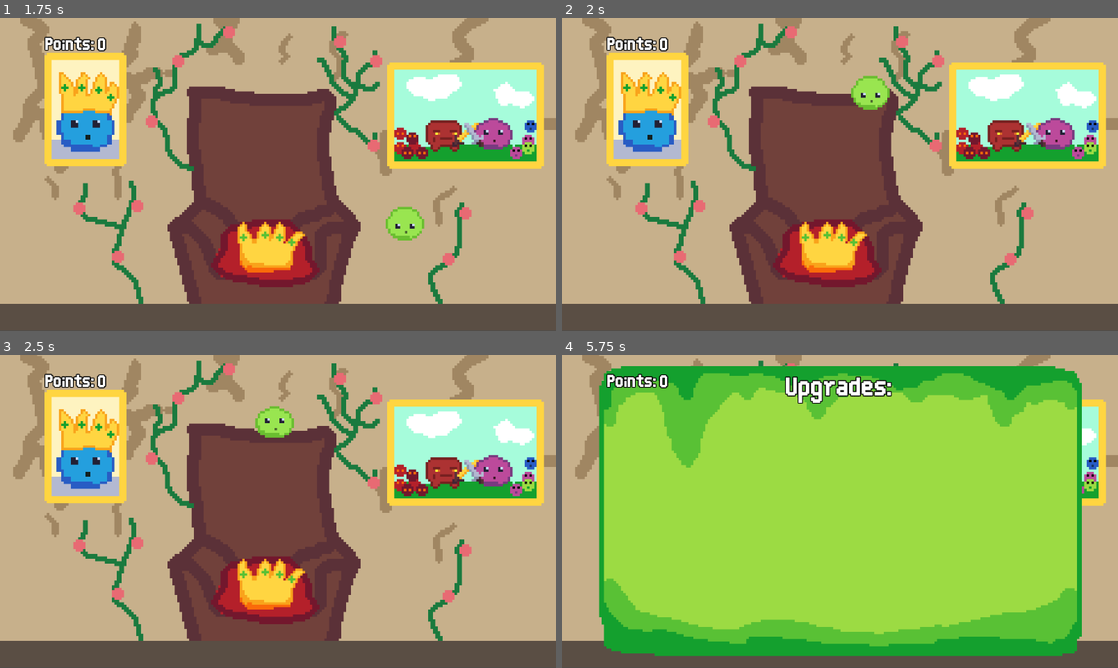
Above: before the commit, frames 1-4 (two rows, left to right).
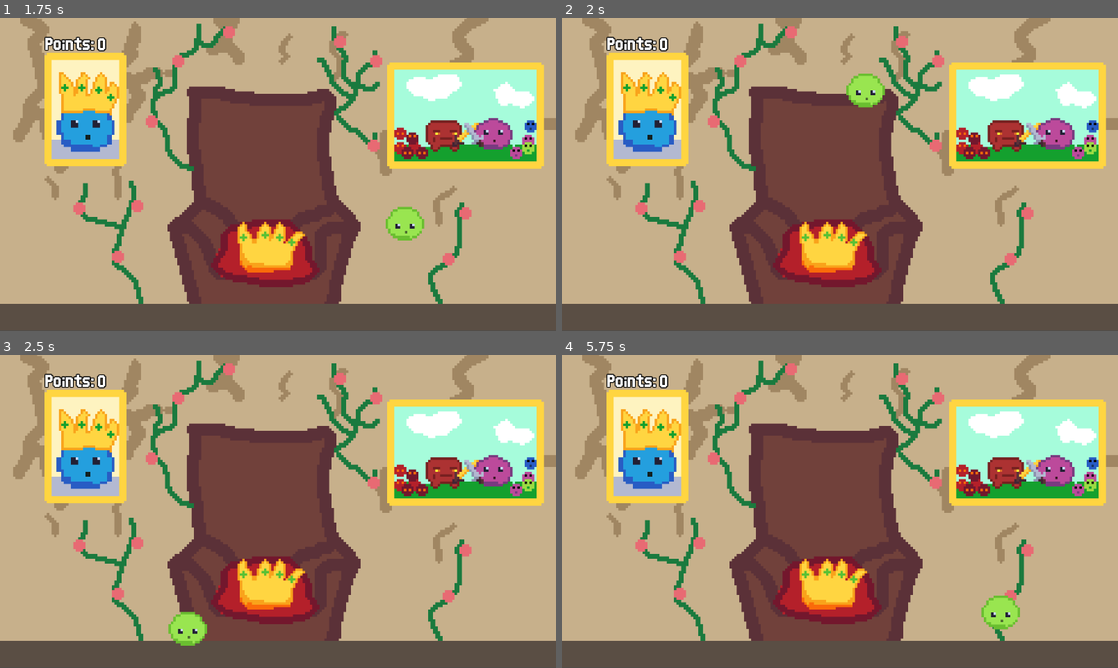
Above: after the commit, the same moments.

Repository: gnampfkuchen-oss/King-of-Blob
Game: Godot game, scene res://Scenes/main.tscn
Two runs of this game, one before a commit and one after it. Both use one fixed random seed, a clock stepped at 60 frames per second and the inputs below.
Inputs:
- Up to frame 1 (1.75 s): tap Enter at 0.5 s; hold Right (right) from 0.53 s (still down); tap Tab (upgrades) at 0.77, 1.52 s; tap Space at 1.25 s
- Up to frame 2 (2 s): keep holding Right (right)
- Up to frame 3 (2.5 s): release Right (right) at 2.03 s; hold Left (left) from 2.03 s (still down)
- Up to frame 4 (5.75 s): release Left (left) at 2.78 s; hold Right (right) 2.78-4.28 s; tap Tab (upgrades) at 3.02, 3.77, 4.52 s; tap Enter at 3.5 s; hold Left (left) 4.28-5.03 s; hold Right (right) from 5.03 s (still down)

Frame 1 is identical in both runs. In frame 2, 0.4% of the frame differs, in the area x 51-59%, y 17-30%; in frame 3, 1.2%; in frame 4, 79%, in the area x 6-94%, y 3-97%.

Commit message:
Added

Diff:
--- a/new-game-project/Scenes/main.tscn
+++ b/new-game-project/Scenes/main.tscn
@@ -21,12 +21,12 @@
 [node name="Arena" type="StaticBody2D" parent="." unique_id=1277637875]
 
 [node name="ground" type="CollisionShape2D" parent="Arena" unique_id=302052746]
-position = Vector2(576, 625.99994)
+position = Vector2(578, 640)
 scale = Vector2(59.207085, -1.9795862)
 shape = SubResource("RectangleShape2D_23856")
 
 [node name="Spawner L" type="Node2D" parent="." unique_id=1427597293]
-position = Vector2(-100, 550)
+position = Vector2(-100, 600)
 script = ExtResource("1_bo1nx")
 spawn_scene1 = ExtResource("3_jjvhh")
 spawn_scene2 = ExtResource("8_6iyac")
@@ -39,7 +39,7 @@
 position = Vector2(550, 159.055)
 
 [node name="Spawner R" type="Node2D" parent="." unique_id=526468442]
-position = Vector2(1219, 550)
+position = Vector2(1219, 600)
 script = ExtResource("1_bo1nx")
 spawn_scene1 = ExtResource("5_kry3j")
 spawn_scene2 = ExtResource("4_hptm8")
--- a/new-game-project/Scripts/player.gd
+++ b/new-game-project/Scripts/player.gd
@@ -37,7 +37,6 @@
 func _on_area_2d_body_entered(body: Node2D) -> void:
 	if body.name == "Arena":
 		get_tree().call_deferred("reload_current_scene")
-
 		#position = Vector2(550, 180)
 		#velocity.y = 0
 		#gravity = 0
